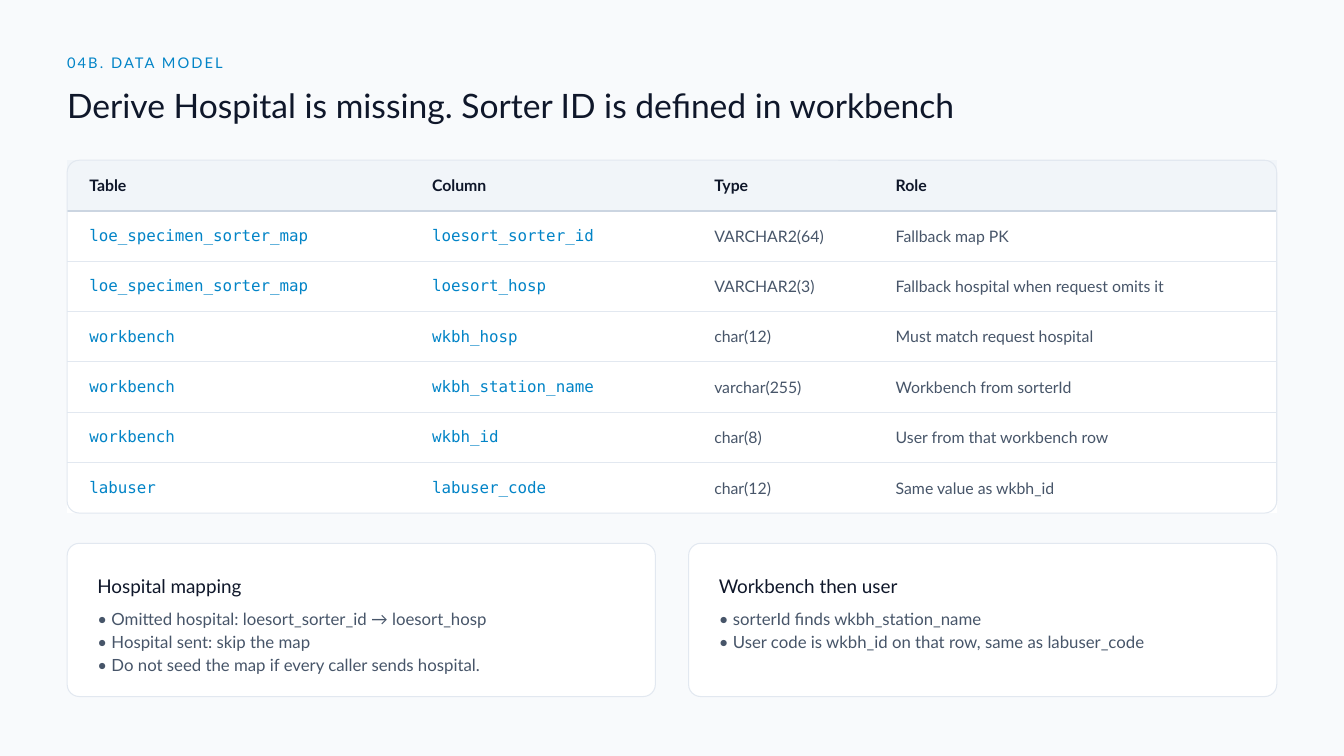
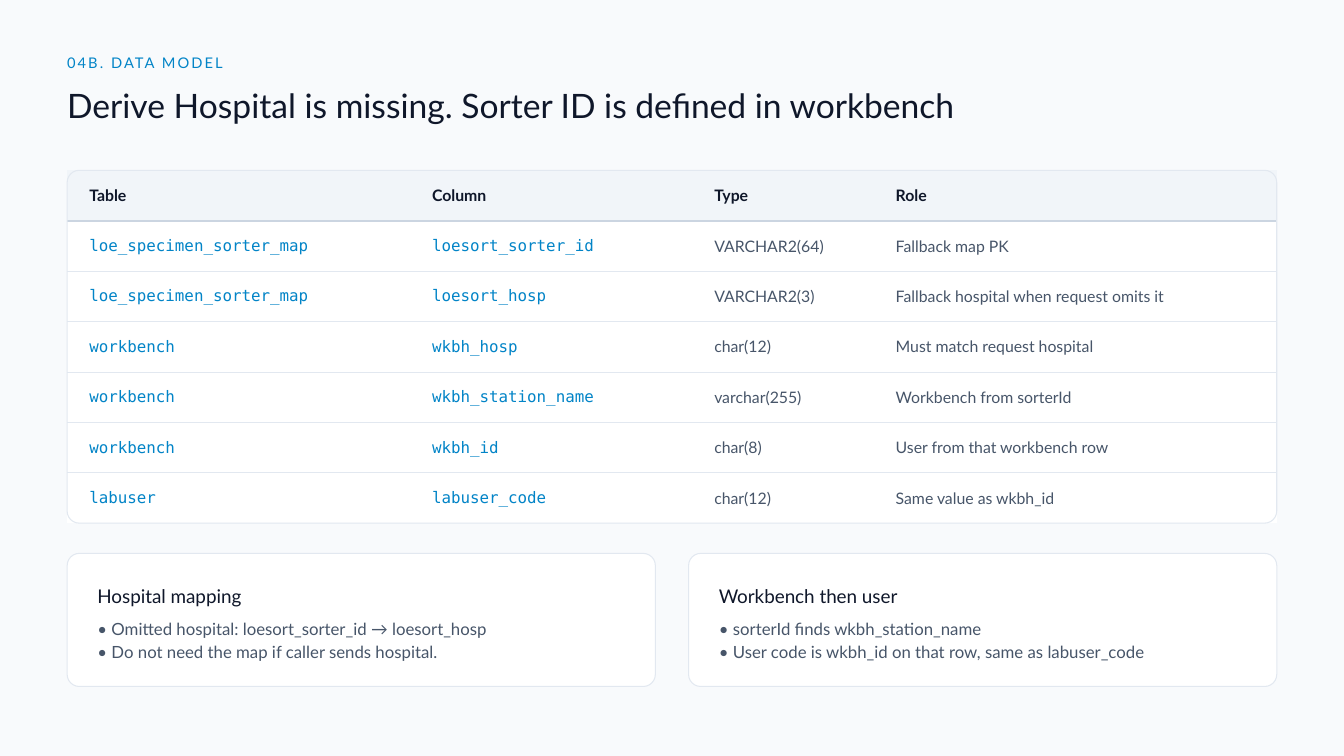
Before and after one commit to DragonChong/HA-Notes, a slide deck: slide 16 of SDLC/Projects/TMP-specimen-sorter-api — Specimen Sorter API/assets/Specimen Sorter API v3.pptx. Drawn at 1344x756 pixels with LibreOffice and Linux fonts; fonts in the diff are those of the drawing. Boxes give left, top, right and bottom in pixels: in the first picture for what was removed or moved away, otherwise in the second. Text is boxed around its words. In the diff, an @@ line names an element or a change of style, - is before the commit and + after.

```diff
--- a/SDLC/Projects/TMP-specimen-sorter-api — Specimen Sorter API/assets/Specimen Sorter API v3.pptx
+++ b/SDLC/Projects/TMP-specimen-sorter-api — Specimen Sorter API/assets/Specimen Sorter API v3.pptx
@@ 2 texts, 1 table, 1 rounded rectangle: place and size @@
-2 texts, 1 table, 1 rounded rectangle at bbox=[68, 160, 1277, 597]
+2 texts, 1 table, 1 rounded rectangle at bbox=[68, 170, 1277, 607]
@@ rounded rectangle: place and size @@
-rounded rectangle at bbox=[68, 543, 655, 697]
+rounded rectangle at bbox=[68, 554, 655, 687]
@@ rounded rectangle at bbox=[68, 554, 655, 687]: proportions changed @@
@@ rounded rectangle at bbox=[689, 554, 1276, 687]: proportions changed @@
@@ rounded rectangle: place and size @@
-rounded rectangle at bbox=[689, 543, 1276, 697]
+rounded rectangle at bbox=[689, 554, 1276, 687]
@@ text "• Omitted hospital: loesort_sorter_id → ...": place and size @@
-text "• Omitted hospital: loesort_sorter_id → ..." at bbox=[111, 612, 486, 674]
+text "• Omitted hospital: loesort_sorter_id → ..." at bbox=[111, 622, 486, 661]
@@ text "• sorterId finds wkbh_station_name": place and size @@
-text "• sorterId finds wkbh_station_name" at bbox=[733, 612, 1145, 651]
+text "• sorterId finds wkbh_station_name" at bbox=[733, 622, 1145, 661]
@@ text at bbox=[111, 645, 437, 661]: text changed @@
-• Hospital sent: skip the map
-• Do not seed the map if every caller sends hospital.
+• Do not need the map if caller sends hospital.
```
Also in this commit, not shown: 3 other slides changed, 2 other files.
